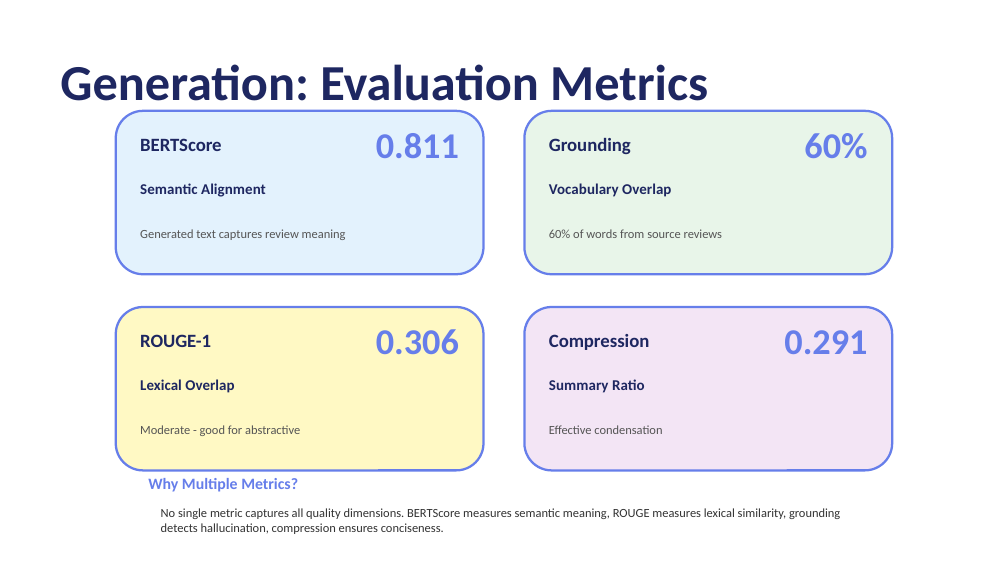
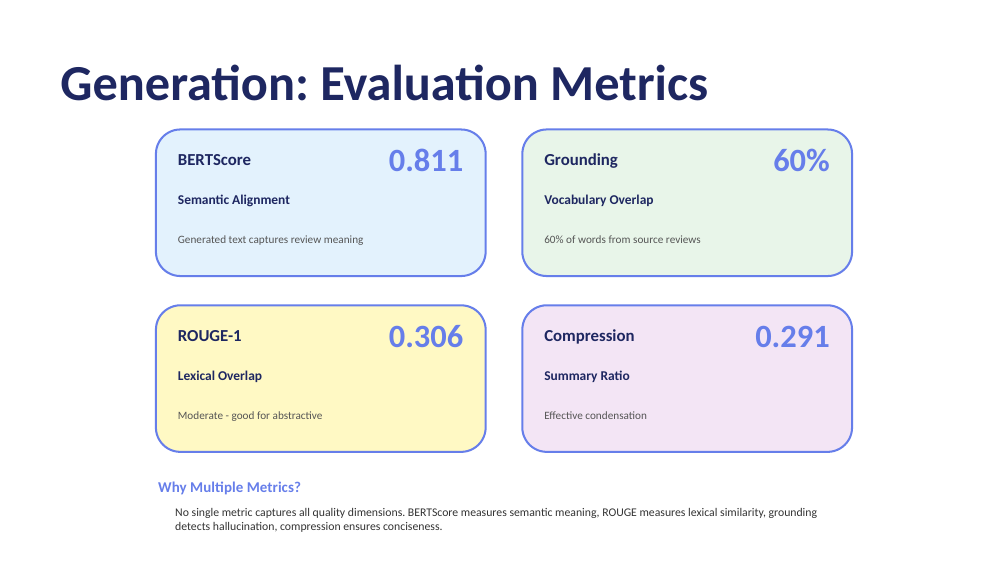
Before and after one commit to marcosfsousa/project-ironhack-automated-customer-reviews, a slide deck: slide 9 of deliverables/G8 - Automated Customer Reviews - Presentation.pptx. Drawn at 1008x567 pixels with LibreOffice and Linux fonts; fonts in the diff are those of the drawing. Boxes give left, top, right and bottom in pixels: in the first picture for what was removed or moved away, otherwise in the second. Text is boxed around its words. In the diff, an @@ line names an element or a change of style, - is before the commit and + after.

```diff
--- a/deliverables/G8 - Automated Customer Reviews - Presentation.pptx
+++ b/deliverables/G8 - Automated Customer Reviews - Presentation.pptx
@@ rounded rectangle: place and size @@
-rounded rectangle at [116,111,484,274]
+rounded rectangle at [156,129,486,275]
@@ size 13.3 to 12 pt in 4 elements at [544,329,634,344], [544,153,618,168], [178,330,242,341], [178,154,251,165] @@
@@ text "BERTScore": place and size @@
-text "BERTScore" at [140,138,221,151]
+text "BERTScore" at [178,154,251,165]
@@ text "0.811": place and size @@
-text "0.811" at [376,133,459,158]
+text "0.811" at [389,148,464,171]
@@ rounded rectangle: place and size @@
-rounded rectangle at [524,111,892,274]
+rounded rectangle at [522,129,852,275]
@@ text "Grounding": place and size @@
-text "Grounding" at [549,138,631,154]
+text "Grounding" at [544,153,618,168]
@@ size 25.9 to 23.2 pt in 4 elements at [389,325,464,347], [389,148,464,171], [755,326,830,347], [773,148,830,171] @@
@@ text "60%": place and size @@
-text "60%" at [804,133,867,158]
+text "60%" at [773,148,830,171]
@@ size 10.7 to 9.6 pt in 4 elements at [544,370,630,382], [178,370,262,382], [544,194,654,206], [178,194,290,207] @@
@@ text "Semantic Alignment": place and size @@
-text "Semantic Alignment" at [140,183,266,197]
+text "Semantic Alignment" at [178,194,290,207]
@@ text "Vocabulary Overlap": place and size @@
-text "Vocabulary Overlap" at [549,183,671,197]
+text "Vocabulary Overlap" at [544,194,654,206]
@@ text "Generated text captures review meaning": place and size @@
-text "Generated text captures review meaning" at [140,229,346,240]
+text "Generated text captures review meaning" at [178,235,364,245]
@@ rounded rectangle: place and size @@
-rounded rectangle at [116,307,484,471]
+rounded rectangle at [156,305,486,452]
@@ text "ROUGE-1": place and size @@
-text "ROUGE-1" at [140,334,211,347]
+text "ROUGE-1" at [178,330,242,341]
@@ text "0.306": place and size @@
-text "0.306" at [376,329,459,354]
+text "0.306" at [389,325,464,347]
@@ outline #667EEA 1.62 pt to #667EEA 1.45 pt in 4 elements at [156,129,486,275], [522,129,852,275], [156,305,486,452], [522,305,852,452] @@
@@ rounded rectangle: place and size @@
-rounded rectangle at [524,307,892,471]
+rounded rectangle at [522,305,852,452]
@@ text "0.291": place and size @@
-text "0.291" at [784,330,867,354]
+text "0.291" at [755,326,830,347]
@@ text "Lexical Overlap": place and size @@
-text "Lexical Overlap" at [140,379,234,393]
+text "Lexical Overlap" at [178,370,262,382]
@@ text "Summary Ratio": place and size @@
-text "Summary Ratio" at [549,379,645,393]
+text "Summary Ratio" at [544,370,630,382]
@@ size 8.9 to 8 pt in 4 elements at [544,235,701,243], [178,235,364,245], [544,411,647,419], [178,411,323,421] @@
@@ text "Moderate - good for abstractive": place and size @@
-text "Moderate - good for abstractive" at [140,425,300,436]
+text "Moderate - good for abstractive" at [178,411,323,421]
@@ text "Effective condensation": place and size @@
-text "Effective condensation" at [549,425,662,434]
+text "Effective condensation" at [544,411,647,419]
@@ text "Why Multiple Metrics?": place and size @@
-text "Why Multiple Metrics?" at [148,478,298,492]
+text "Why Multiple Metrics?" at [158,481,301,495]
@@ text "Why Multiple Metrics?" at [158,481,301,495]: size 11.3 to 10.7 pt @@
@@ text "No single metric captures all ...": place and size @@
-text "No single metric captures all ..." at [161,508,840,534]
+text "No single metric captures all ..." at [175,508,817,532]
@@ text "No single metric captures all ..." at [175,508,817,532]: size 8.9 to 8.4 pt @@
```
Also in this commit, not shown: 7 other slides changed, 2 slides added, 1 slide removed.
